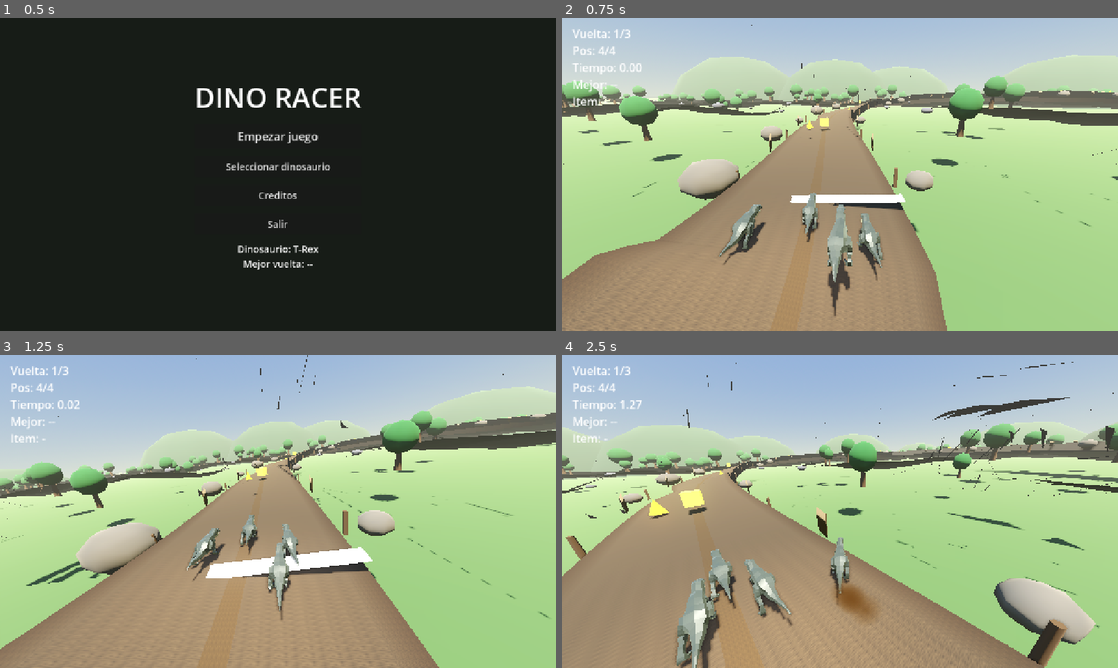
Above: before the commit, frames 1-4 (two rows, left to right).
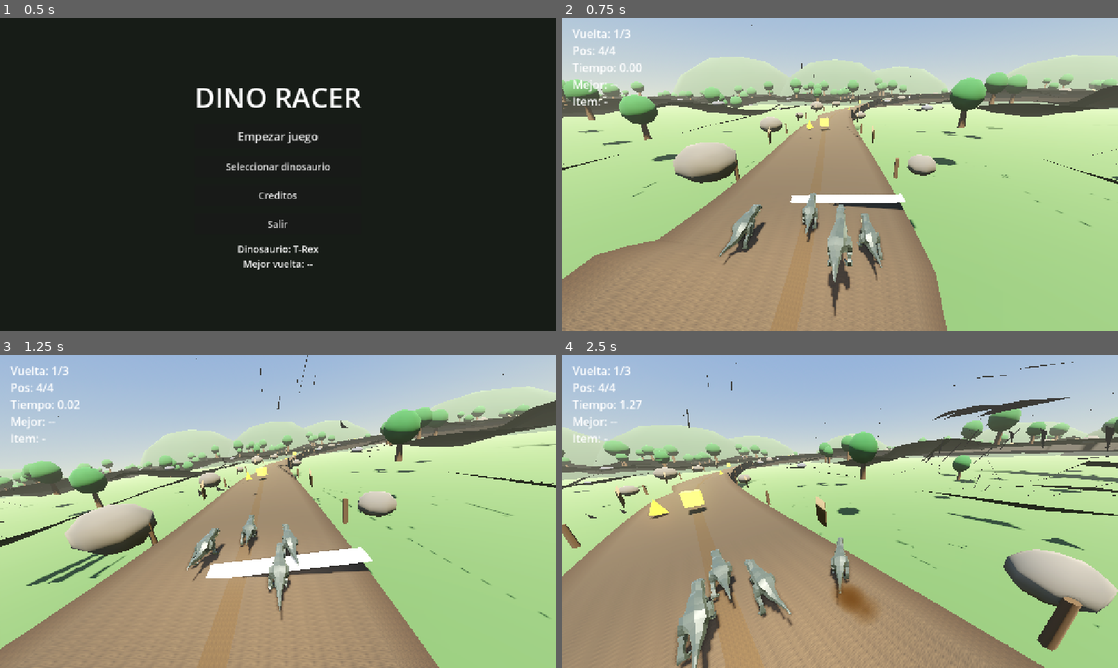
Above: after the commit, the same moments.

Repository: antoniojmonge/dinogame
Game: Godot game, scene res://scenes/menu.tscn
Two runs of this game, one before a commit and one after it. Both use one fixed random seed, a clock stepped at 60 frames per second and the inputs below.
Inputs:
- Up to frame 1 (0.5 s): no input
- Up to frame 2 (0.75 s): click "Empezar juego" at 0.5 s
- Up to frame 3 (1.25 s): no input
- Up to frame 4 (2.5 s): tap Enter at 1.25 s; hold D (move_right) 1.28-2.03 s; tap E (ability) at 1.35 s; tap Space (jump) at 1.52, 2.27 s; hold A (move_left) from 2.03 s (still down); tap Shift (drift) at 2.1 s

Frame 1 is identical in both runs. In frame 2, 8.5% of the frame differs, in the area x 0-100%, y 17-69%; in frame 3, 9.5%; in frame 4, 12%, in the area x 0-100%, y 17-100%.

Commit message:
Terreno integrado: sigue la pista y forma terraplenes laterales
- _terrain_height sigue la altura de la pista y ondula solo lejos

- Anade monticulos/bancoslaterales que sostienen el camino (efecto excavado)

Diff:
--- a/scripts/track.gd
+++ b/scripts/track.gd
@@ -344,10 +344,16 @@
 		if d < best_d:
 			best_d = d
 			best_h = p.y
-	var base := _terrain_noise.get_noise_2d(x, z) * 5.0
-	var t := clampf((best_d - road_width * 0.5 - 8.0) / 30.0, 0.0, 1.0)
+	var edge := road_width * 0.5
+	# El terreno sigue la altura de la pista y solo se ondula lejos de ella.
+	var t := clampf((best_d - edge) / 55.0, 0.0, 1.0)
 	t = t * t * (3.0 - 2.0 * t)
-	return lerpf(best_h - 1.0, base, t)
+	var n := _terrain_noise.get_noise_2d(x, z)
+	var h := best_h - 0.4 + n * 7.0 * t
+	# Terraplenes/cerros laterales que sostienen visualmente el camino.
+	var b := sin(clampf((best_d - edge) / 22.0, 0.0, 1.0) * PI)
+	h += b * 2.0 * (1.0 - t)
+	return h
 
 
 func _build_base_floor() -> void:
